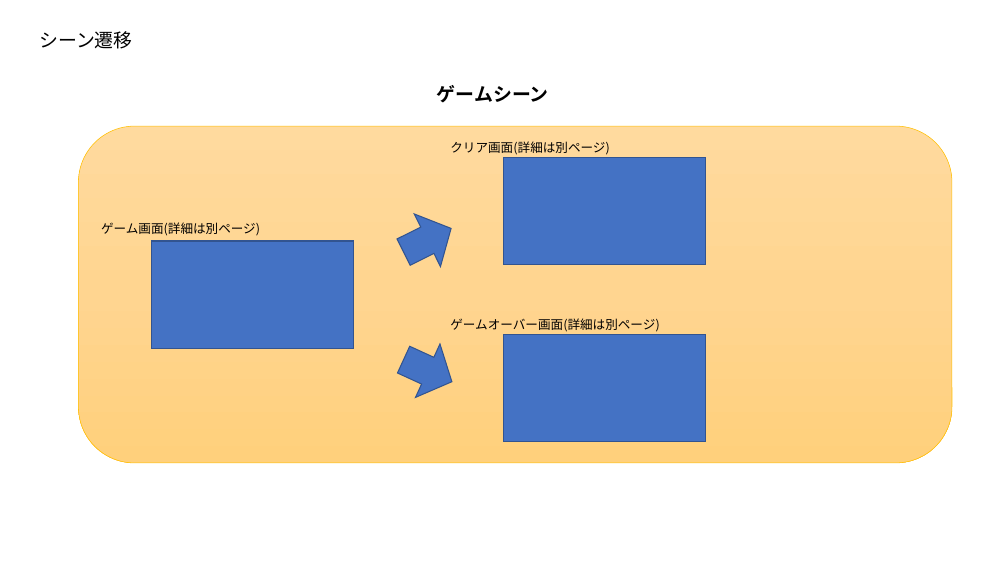
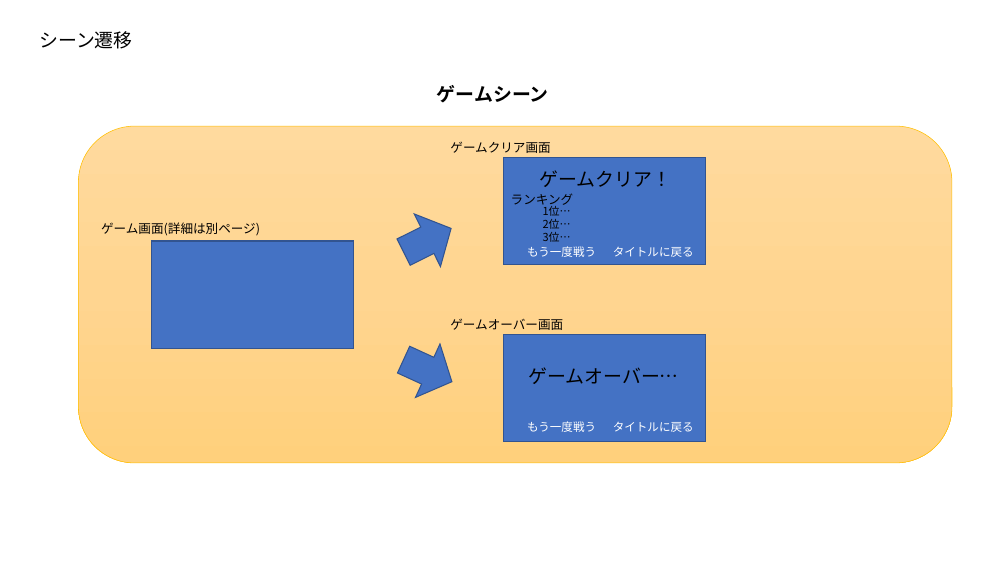
Before and after one commit to kakisawa/ProductionWork, a slide deck: slide 3 of 3DGame_2/川﨑MayCry!_仕様書.pptx. Drawn at 1008x567 pixels with LibreOffice and Linux fonts; fonts in the diff are those of the drawing. Boxes give left, top, right and bottom in pixels: in the first picture for what was removed or moved away, otherwise in the second. Text is boxed around its words. In the diff, an @@ line names an element or a change of style, - is before the commit and + after.

```diff
--- a/3DGame_2/川﨑MayCry!_仕様書.pptx
+++ b/3DGame_2/川﨑MayCry!_仕様書.pptx
@@ text at (450,142,550,153): text changed @@
-クリア画面(詳細は別ページ)
+ゲームクリア画面
@@ text added at (539,170,671,187), 18 pt, text #000000 @@
+ゲームクリア！
@@ text added at (511,193,574,207), 12 pt, text #000000 @@
+ランキング
@@ text added at (543,203,571,242), 10.5 pt, text #000000 @@
+1位…
+2位…
+3位…
@@ text added at (527,246,596,257), 11 pt, text #FFFFFF @@
+もう一度戦う
@@ text added at (613,247,694,257), 11 pt, text #FFFFFF @@
+タイトルに戻る
@@ text at (450,319,563,330): text changed @@
-ゲームオーバー画面(詳細は別ページ)
+ゲームオーバー画面
@@ text added at (528,367,678,384), 18 pt, text #000000 @@
+ゲームオーバー…
@@ text added at (527,421,596,432), 11 pt, text #FFFFFF @@
+もう一度戦う
@@ text added at (613,422,694,432), 11 pt, text #FFFFFF @@
+タイトルに戻る
```
Also in this commit, not shown: 5 other slides changed, 4 slides added, 1 slide removed, 27 other files.
